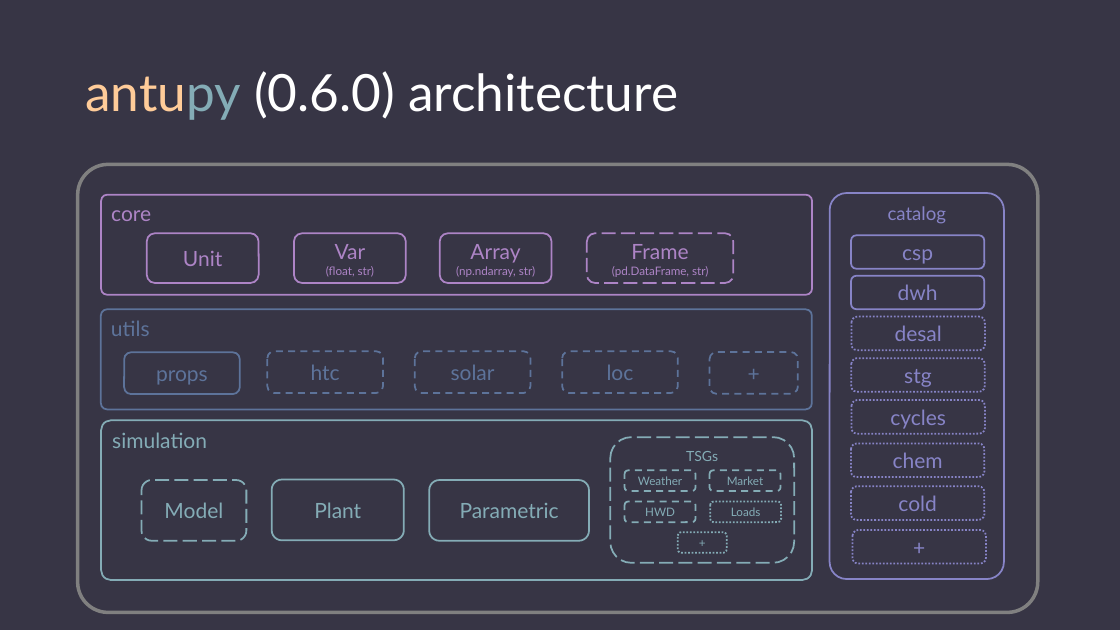
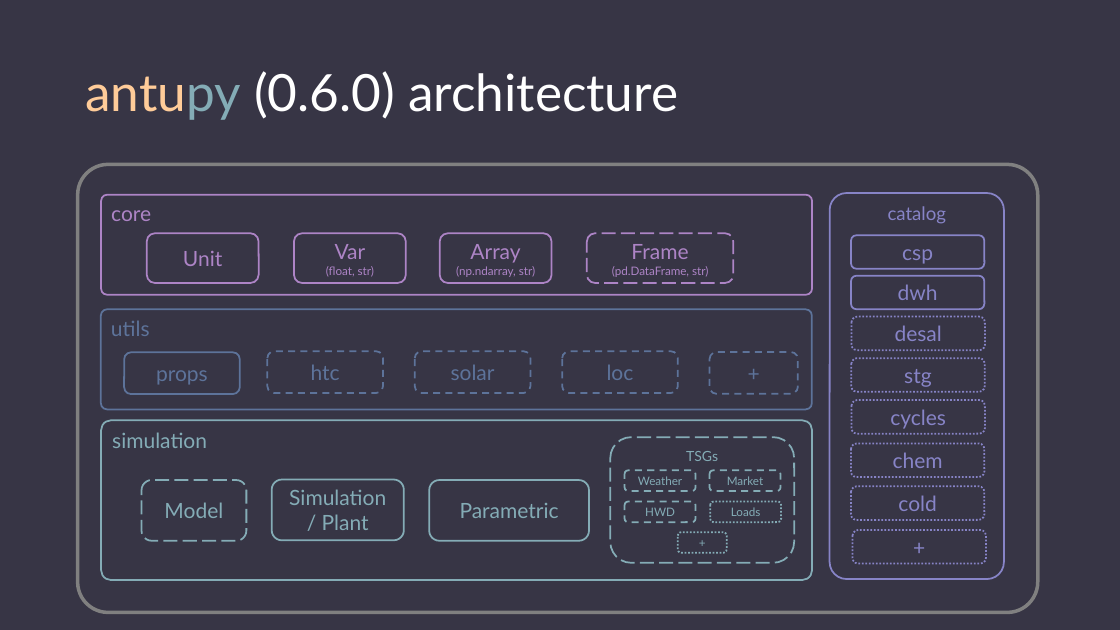
Before and after one commit to DavidSaldivia/antupy, a slide deck: slide 5 of tuts/prezzo/antupy.pptx. Drawn at 1120x630 pixels with LibreOffice and Linux fonts; fonts in the diff are those of the drawing. Boxes give left, top, right and bottom in pixels: in the first picture for what was removed or moved away, otherwise in the second. Text is boxed around its words. In the diff, an @@ line names an element or a change of style, - is before the commit and + after.

```diff
--- a/tuts/prezzo/antupy.pptx
+++ b/tuts/prezzo/antupy.pptx
@@ text in rounded rectangle at bbox=[289, 489, 386, 530]: text changed @@
-Plant
+Simulation / Plant
```
Also in this commit, not shown: 1 other slide changed, 27 other files.
